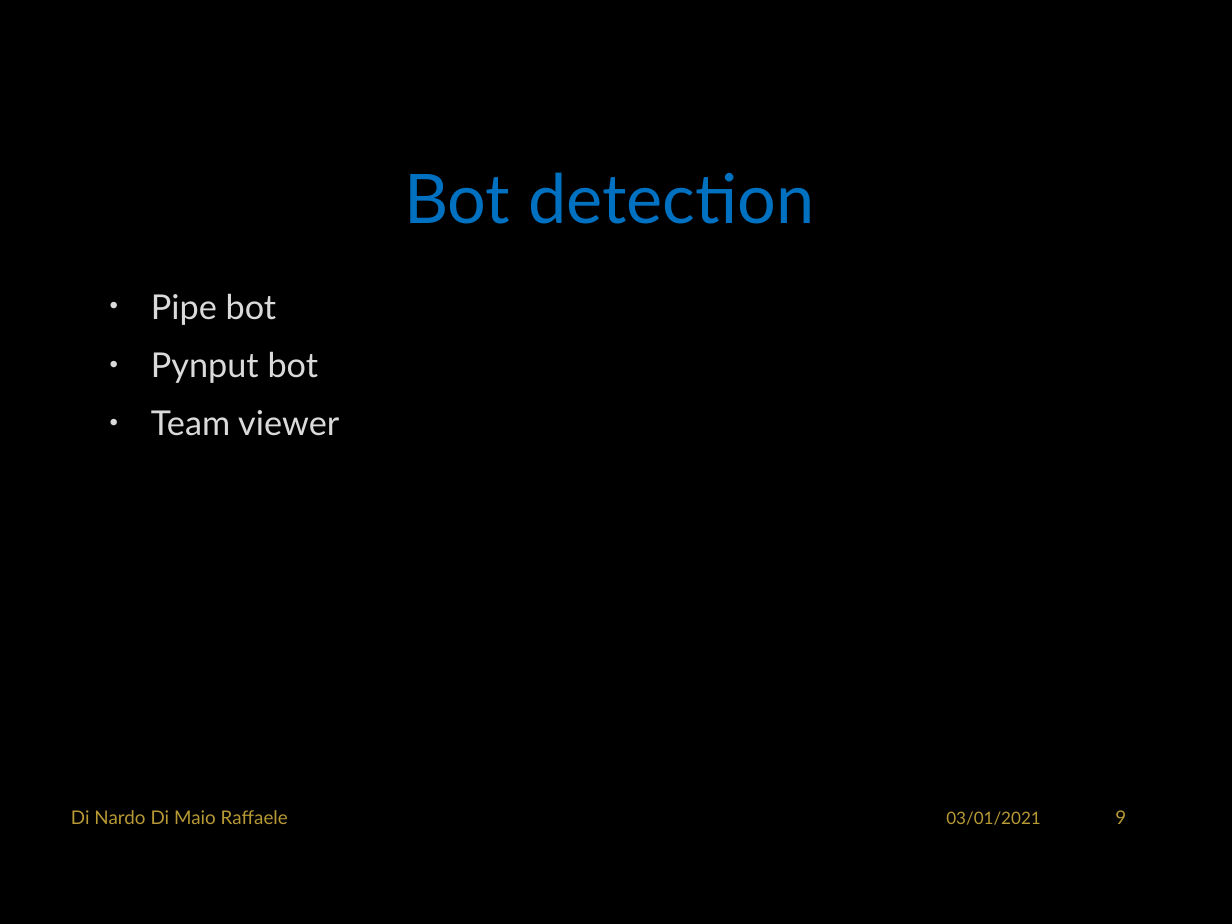
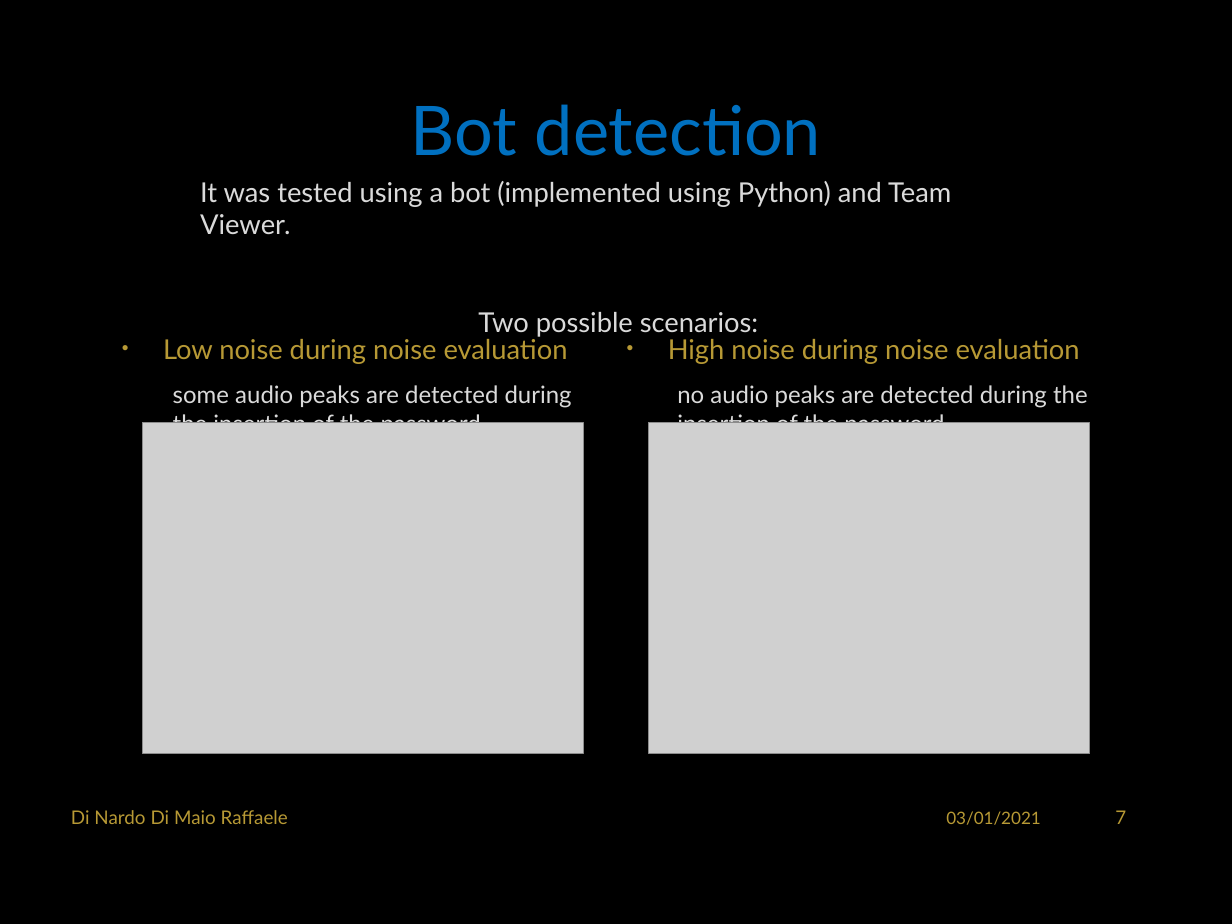
Before and after one commit to RaffaDNDM/AcCAPPCHA, a slide deck: slide 8 of Thesis/AcCAPPCHA.pptx (slide 10 before the commit). Drawn at 1232x924 pixels with LibreOffice and Linux fonts; fonts in the diff are those of the drawing; grey boxes stand for pictures; background and template pictures are left out. Boxes give left, top, right and bottom in pixels: in the first picture for what was removed or moved away, otherwise in the second. Text is boxed around its words. In the diff, an @@ line names an element or a change of style, - is before the commit and + after.

```diff
--- a/Thesis/AcCAPPCHA.pptx
+++ b/Thesis/AcCAPPCHA.pptx
@@ title "Bot detection": place and size @@
-title "Bot detection" at [404,172,814,224]
+title "Bot detection" at [411,104,821,156]
@@ text added at [200,181,951,337], 16 pt, text #DADADA @@
+It was tested using a bot (implemented using Python) and Team Viewer.
+Two possible scenarios:
@@ text at [163,335,572,423]: text changed; size 20 to 14 pt @@
-• Pipe bot
-• Pynput bot
-• Team viewer
+• Low noise during noise evaluation
+  some audio peaks are detected during the insertion of the password
@@ text added at [668,339,1088,423], 14 pt, text #DADADA @@
+• High noise during noise evaluation
+  no audio peaks are detected during the insertion of the password
@@ picture added at [142,423,583,753] @@
@@ picture added at [649,423,1090,754] @@
@@ page number at [1115,810,1126,824]: text changed @@
-9
+7
```
Also in this commit, not shown: 7 other slides changed, 2 slides removed, 6 other files.
